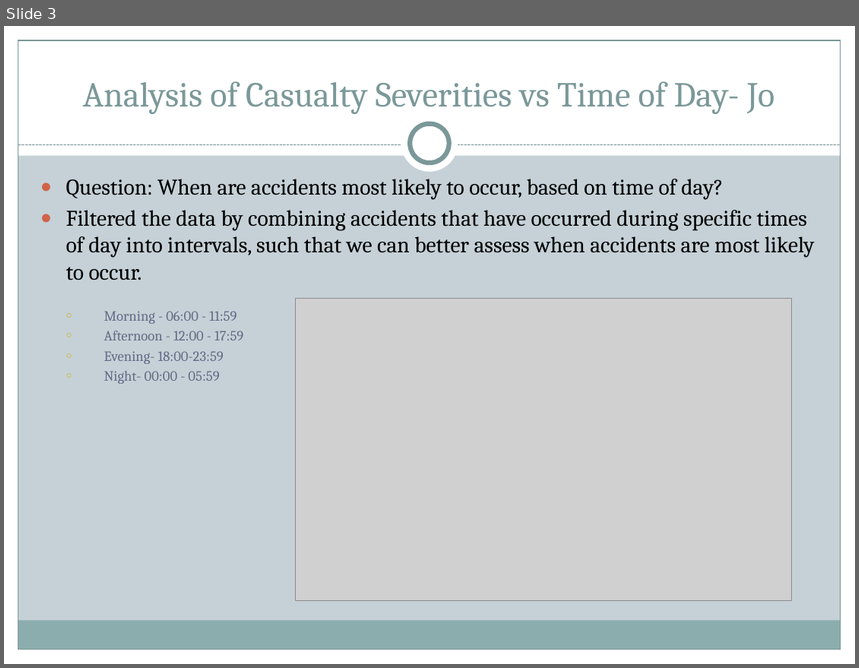
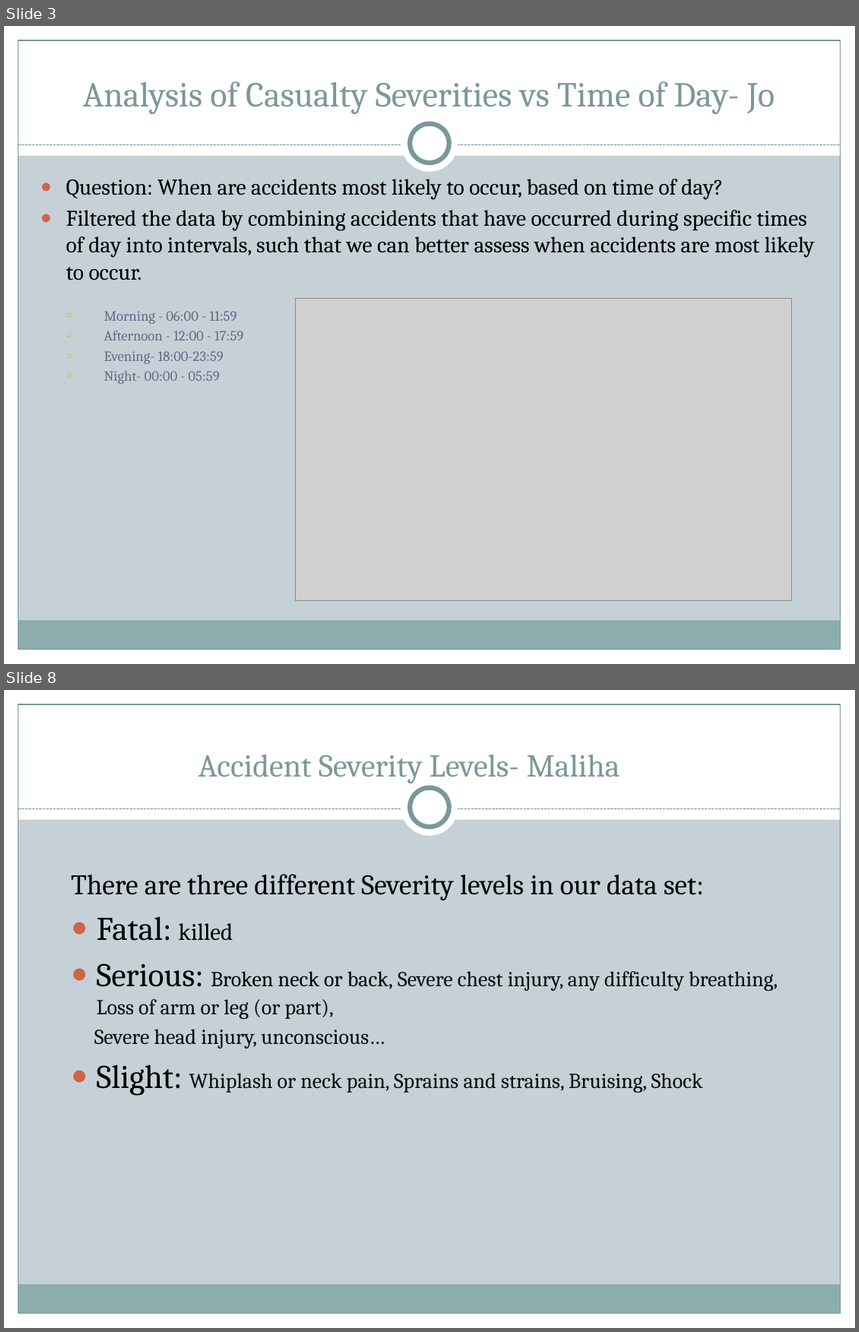
Before and after one commit to HabibR101/Project_1, a slide deck: Car Accidents Data Analysis.pptx. Shown one above the other, each under a label of ours: slide 3 before the commit, slides 3 and 8 after it; the slides between them are not shown. The pictures are 859x668 and 859x1332 pixels, drawn with LibreOffice and Linux fonts; fonts in the diff are those of the drawing; grey boxes stand for pictures. Boxes give left, top, right and bottom in pixels: in the first picture for what was removed or moved away, otherwise in the second. Text is boxed around its words. In the diff, an @@ line names an element or a change of style, - is before the commit and + after.

```diff
--- a/Car Accidents Data Analysis.pptx
+++ b/Car Accidents Data Analysis.pptx
@@ slide 8 added at bbox=[4, 690, 855, 1328], background #C5D1D7; not listed: 9 template elements that a slide beside it also shows @@
@@ title added at bbox=[199, 755, 620, 783], 27 pt, text #7C999A @@
+Accident Severity Levels- Maliha
@@ text added at bbox=[71, 874, 778, 1096], 18 pt, text #0B0C0C @@
+There are three different Severity levels in our data set:
+● Fatal: killed
+● Serious: Broken neck or back, Severe chest injury, any difficulty breathing, Loss of arm or leg (or part),
+Severe head injury, unconscious…
+● Slight: Whiplash or neck pain, Sprains and strains, Bruising, Shock
```
Also in this commit, not shown: 3 slides changed, 15 other slides added, 1 other file.
